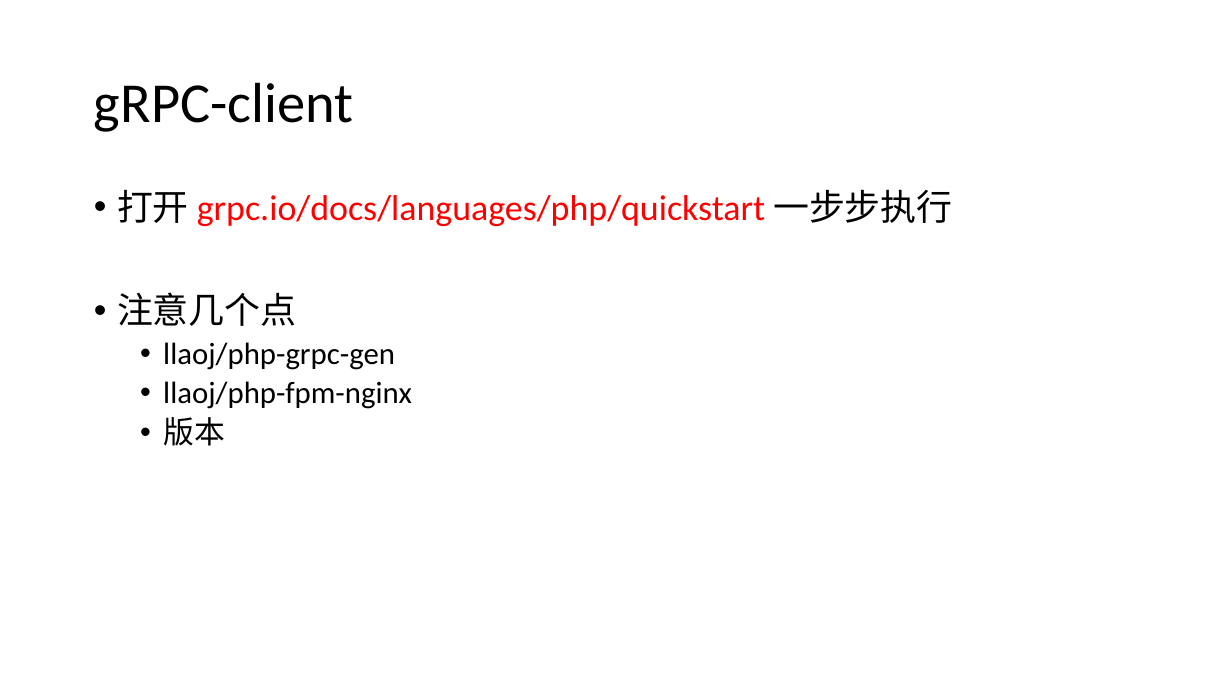
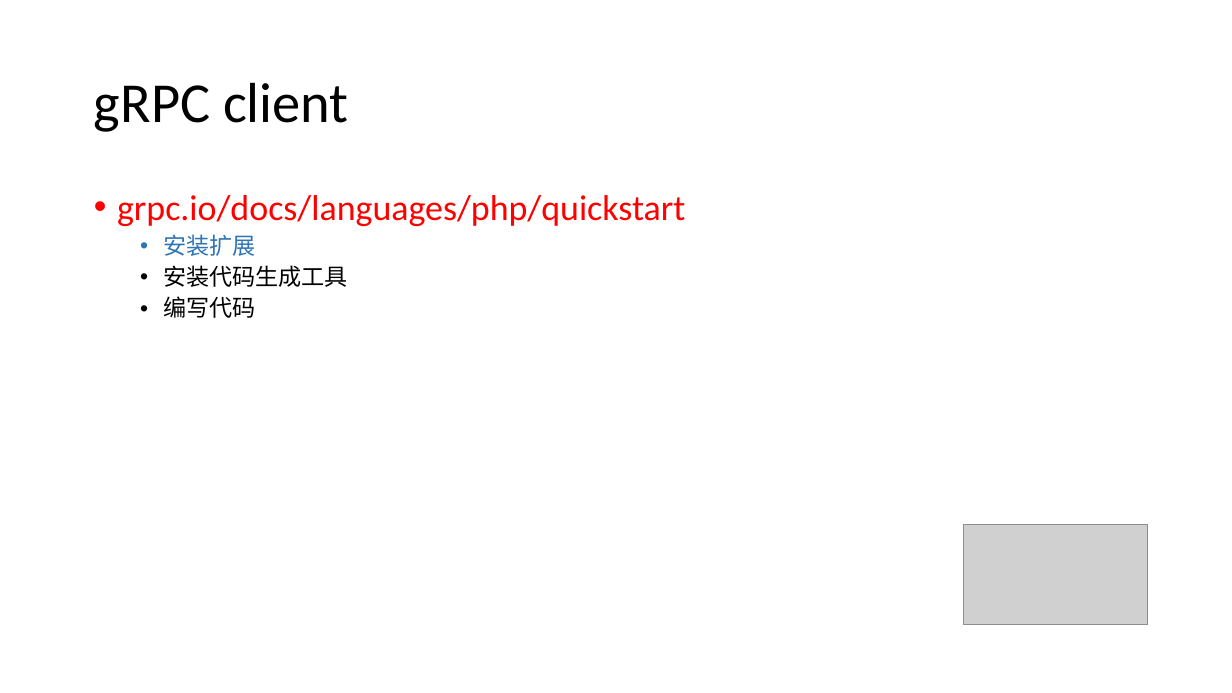
Before and after one commit to llaoj/my-share, a slide deck: slide 9 of grpc/index.pptx (slide 5 before the commit). Drawn at 1232x693 pixels with LibreOffice and Linux fonts; fonts in the diff are those of the drawing; grey boxes stand for pictures. Boxes give left, top, right and bottom in pixels: in the first picture for what was removed or moved away, otherwise in the second. Text is boxed around its words. In the diff, an @@ line names an element or a change of style, - is before the commit and + after.

```diff
--- a/grpc/index.pptx
+++ b/grpc/index.pptx
@@ title at bbox=[94, 82, 349, 132]: text changed @@
-gRPC-client
+gRPC client
@@ text at bbox=[117, 195, 685, 318]: text changed; text colour #000000 to #FF0000 @@
-• 打开 grpc.io/docs/languages/php/quickstart 一步步执行
-• 注意几个点
-  • llaoj/php-grpc-gen
-  • llaoj/php-fpm-nginx
-  • 版本
+• grpc.io/docs/languages/php/quickstart
+  • 安装扩展
+  • 安装代码生成工具
+  • 编写代码
@@ picture added at bbox=[964, 525, 1148, 624] @@
```
Also in this commit, not shown: 4 other slides changed, 6 slides added.
